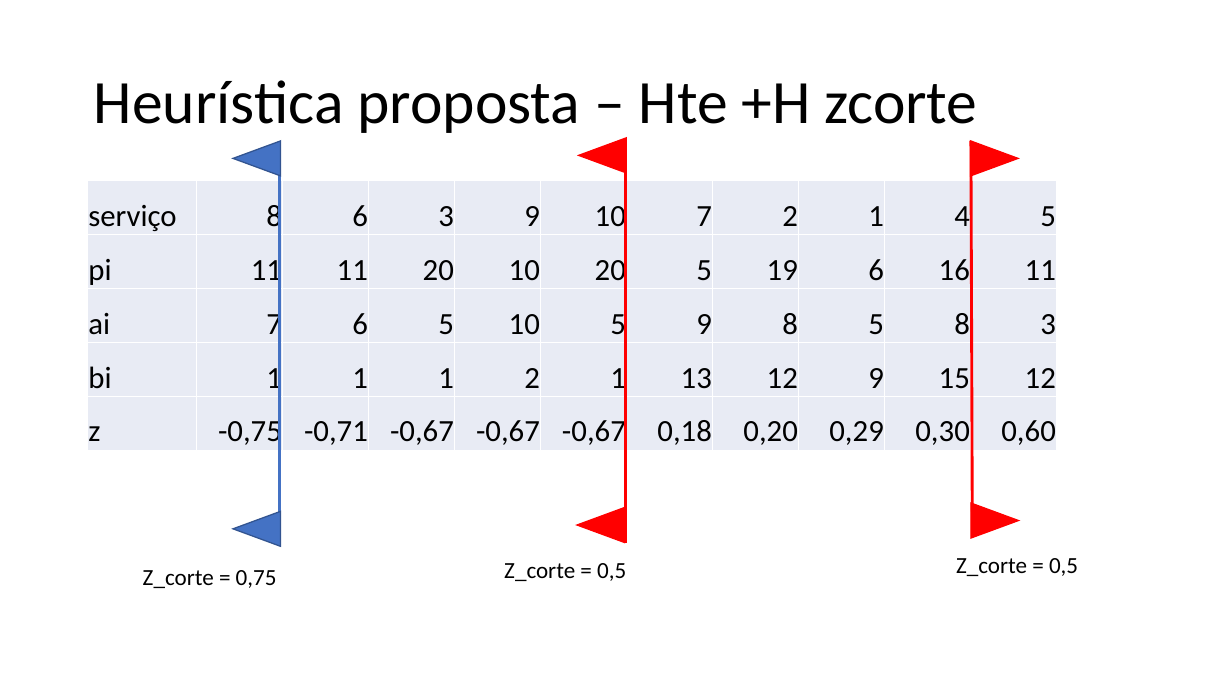
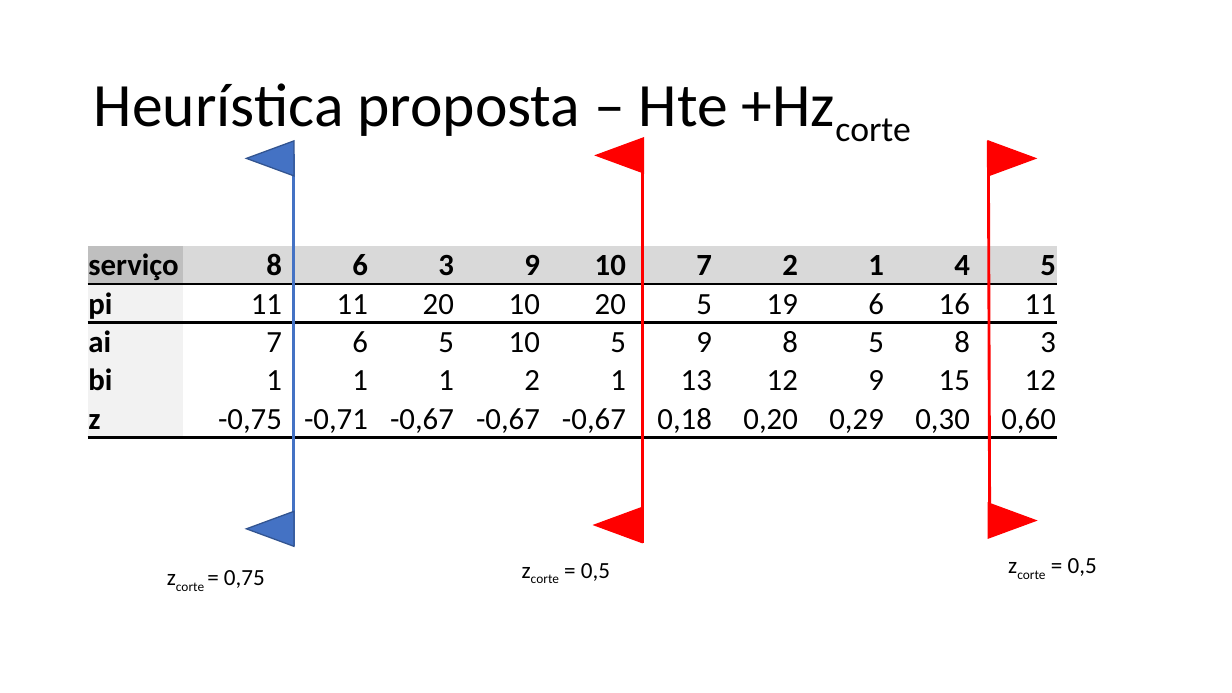
Before and after one commit to lpbiasoto/metaheuristicas, a slide deck: slide 16 of Apresentação 1/apresentação preliminar.pptx (slide 14 before the commit). Drawn at 1232x693 pixels with LibreOffice and Linux fonts; fonts in the diff are those of the drawing. Boxes give left, top, right and bottom in pixels: in the first picture for what was removed or moved away, otherwise in the second. Text is boxed around its words. In the diff, an @@ line names an element or a change of style, - is before the commit and + after.

```diff
--- a/Apresentação 1/apresentação preliminar.pptx
+++ b/Apresentação 1/apresentação preliminar.pptx
@@ title at [94,83,728,141]: spaces changed @@
-Heurística proposta – Hte +H zcorte
+Heurística proposta – Hte +Hzcorte
@@ 4 triangles, 2 lines: place and size @@
-4 triangles, 2 lines at [233,141,1019,547]
+4 triangles, 2 lines at [246,141,1036,547]
@@ 2 triangles, 1 line: place and size @@
-2 triangles, 1 line at [577,137,972,542]
+2 triangles, 1 line at [595,137,990,542]
@@ table at [88,246,1056,441] @@
@@ fill #E9EBF5 to #BFBFBF in row 1, column 1 @@
@@ fill #E9EBF5 to #D9D9D9 in 10 cells @@
@@ fill #E9EBF5 to #F2F2F2 in 4 cells @@
@@ fill #E9EBF5 to none in 40 cells @@
@@ bold on in "serviço", "8", "6", "3" and 11 more places @@
@@ borders changed @@
@@ table: place and size @@
-table at [88,181,1056,454]
+table at [88,246,1056,441]
@@ text at [581,563,610,581]: text changed @@
-Z_corte = 0,5
+zcorte = 0,5
@@ text at [1068,558,1097,576]: text changed @@
-Z_corte = 0,5
+zcorte = 0,5
@@ text at [224,570,265,588]: text changed @@
-Z_corte = 0,75
+zcorte = 0,75
```
Also in this commit, not shown: 9 other slides changed, 2 slides added.
